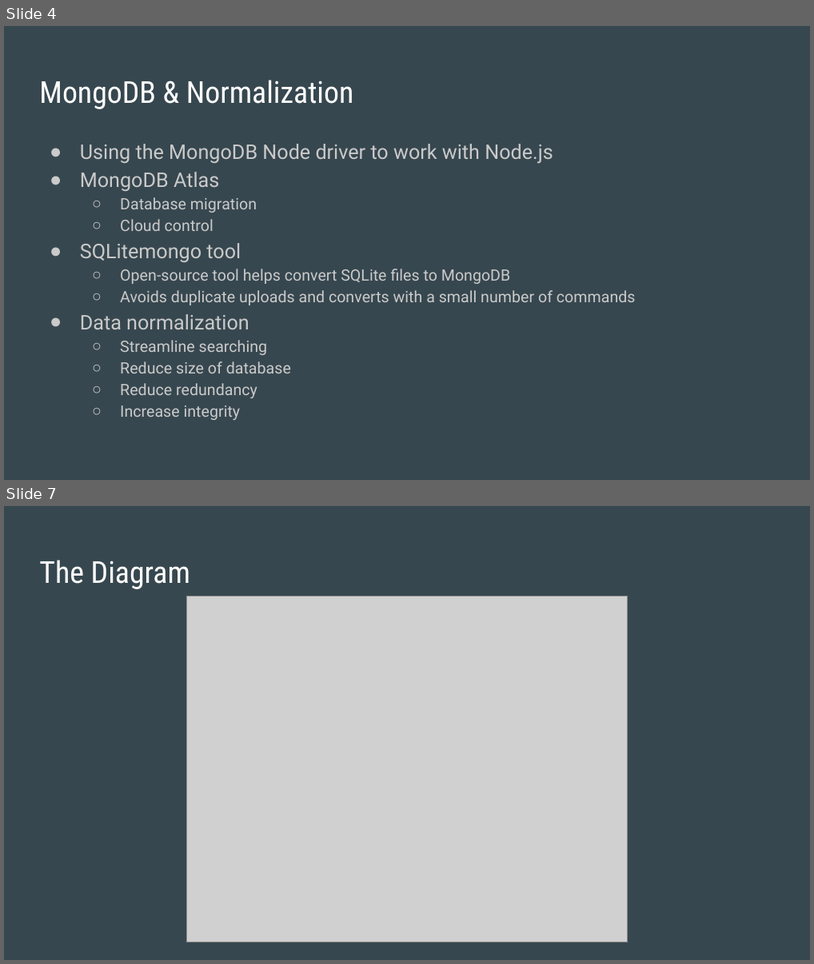
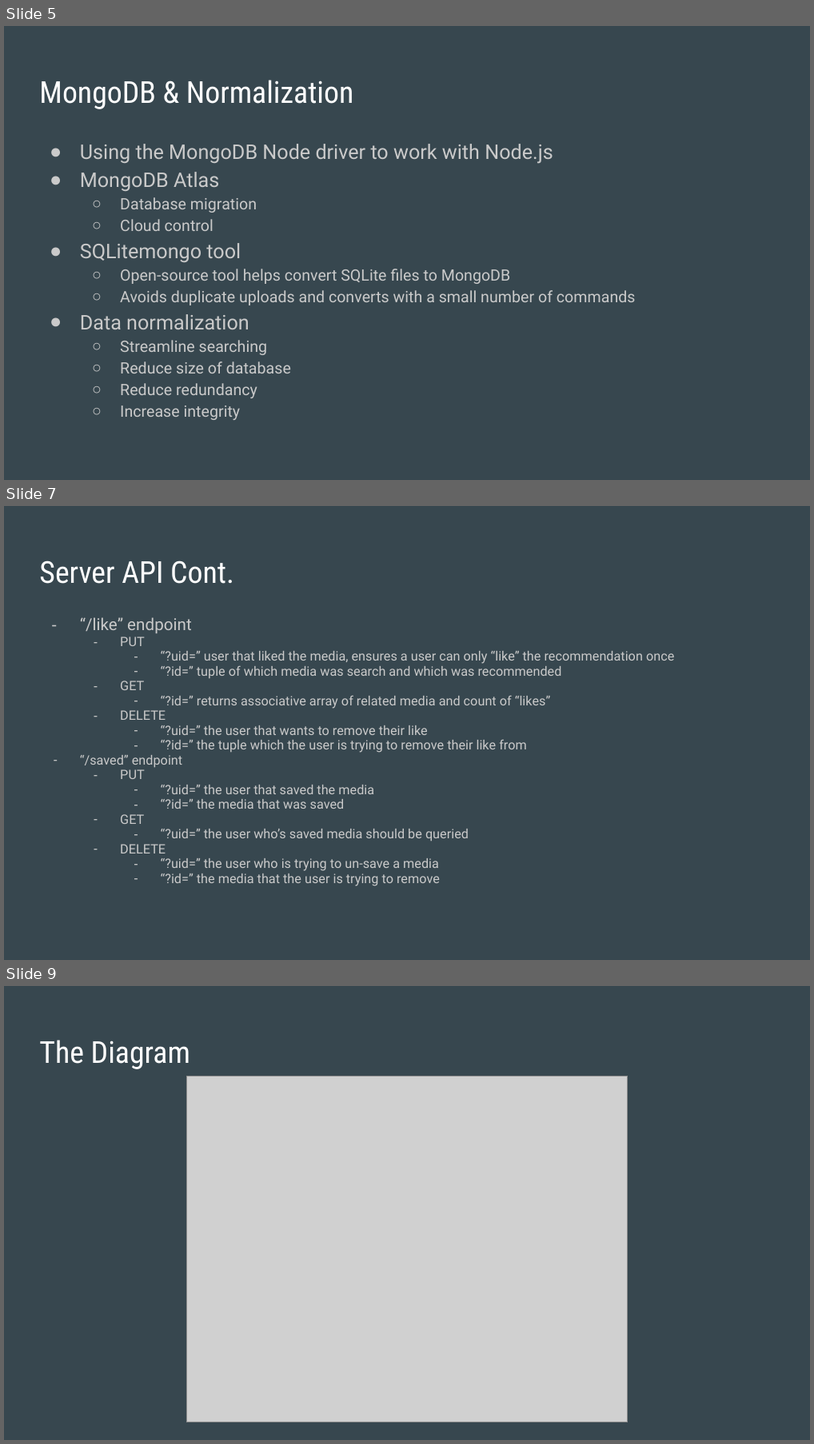
Before and after one commit to xeluior/Project_CS372, a slide deck: requirements/CS 372 Requirements Presentation.pptx. Shown one above the other, each under a label of ours: slides 4 and 7 before the commit, slides 5, 7 and 9 after it; the slides between them are not shown. The pictures are 814x964 and 814x1444 pixels, drawn with LibreOffice and Linux fonts; fonts in the diff are those of the drawing; grey boxes stand for pictures. Boxes give left, top, right and bottom in pixels: in the first picture for what was removed or moved away, otherwise in the second. Text is boxed around its words. In the diff, an @@ line names an element or a change of style, - is before the commit and + after.

```diff
--- a/requirements/CS 372 Requirements Presentation.pptx
+++ b/requirements/CS 372 Requirements Presentation.pptx
@@ slide 7 added at (4, 506, 810, 960), background #37474F @@
@@ title added at (39, 560, 234, 584), 27 pt, text #FFFFFF @@
+Server API Cont.
@@ text added at (80, 617, 674, 886), 11.6 pt, text #CACACA @@
+– “/like” endpoint
+  – PUT
+    – “?uid=” user that liked the media, ensures a user can only “like” the recommendation once
+    – “?id=” tuple of which media was search and which was recommended
+  – GET
+    – “?id=” returns associative array of related media and count of “likes”
+  – DELETE
+    – “?uid=” the user that wants to remove their like
+    – “?id=” the tuple which the user is trying to remove their like from
+– “/saved” endpoint
+  – PUT
+    – “?uid=” the user that saved the media
+    – “?id=” the media that was saved
+  – GET
+    – “?uid=” the user who’s saved media should be queried
+  – DELETE
+    – “?uid=” the user who is trying to un-save a media
+    – “?id=” the media that the user is trying to remove
@@ what was slide 4 is now slide 5 @@
@@ what was slide 7 is now slide 9 @@
```
Also in this commit, not shown: 4 slides changed, 1 other slide added.
